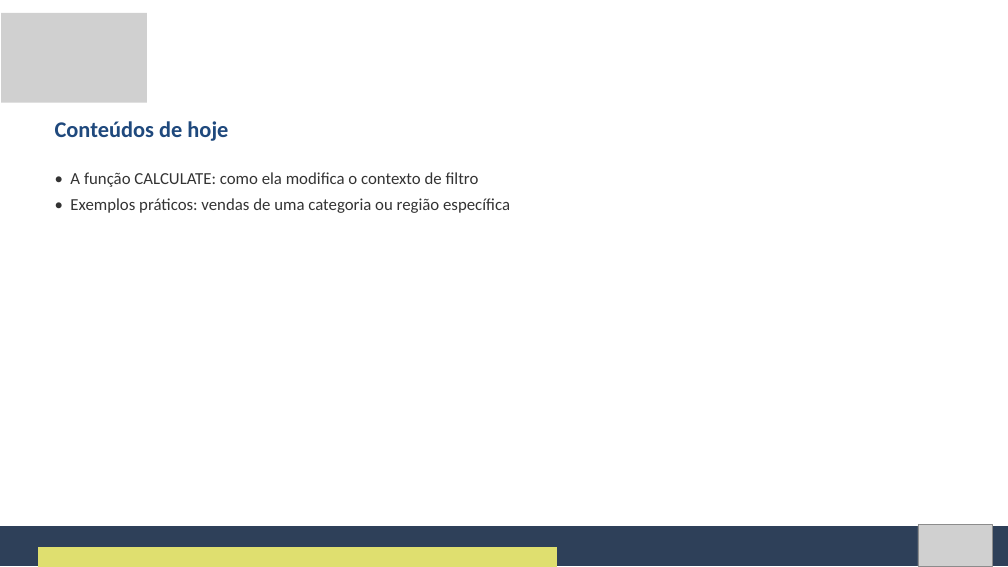
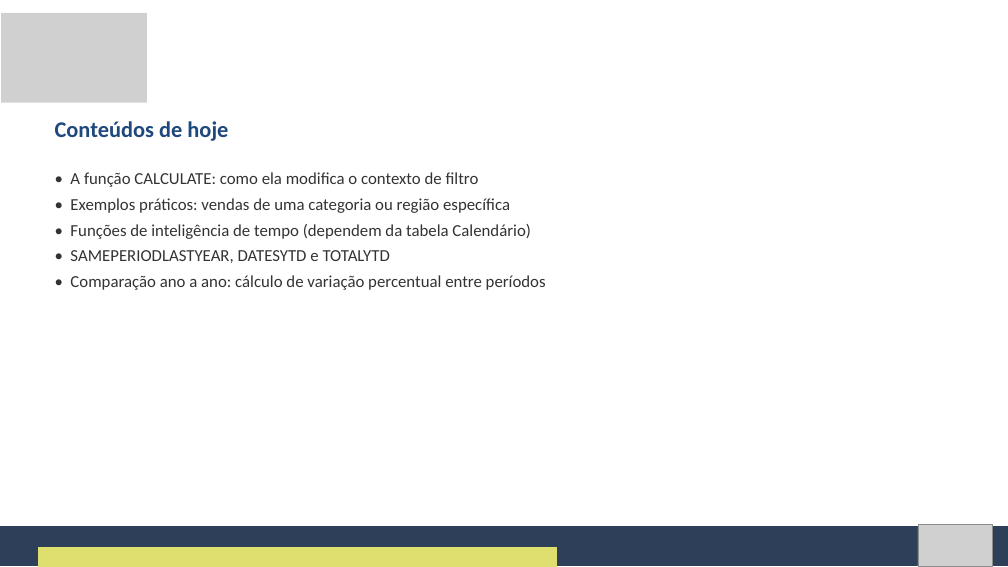
Before and after one commit to Natan20/Curso-PowerBI-Desktop-Material, a slide deck: slide 5 of Aula 07 - 17-09-2026/Aula 7 - Slides.pptx. Drawn at 1008x567 pixels with LibreOffice and Linux fonts; fonts in the diff are those of the drawing; grey boxes stand for pictures. Boxes give left, top, right and bottom in pixels: in the first picture for what was removed or moved away, otherwise in the second. Text is boxed around its words. In the diff, an @@ line names an element or a change of style, - is before the commit and + after.

```diff
--- a/Aula 07 - 17-09-2026/Aula 7 - Slides.pptx
+++ b/Aula 07 - 17-09-2026/Aula 7 - Slides.pptx
@@ text at (70, 224, 546, 290): paragraphs added @@
+• Funções de inteligência de tempo (dependem da tabela Calendário)
+• SAMEPERIODLASTYEAR, DATESYTD e TOTALYTD
+• Comparação ano a ano: cálculo de variação percentual entre períodos
```
Also in this commit, not shown: 2 slides removed, 5 other files.
